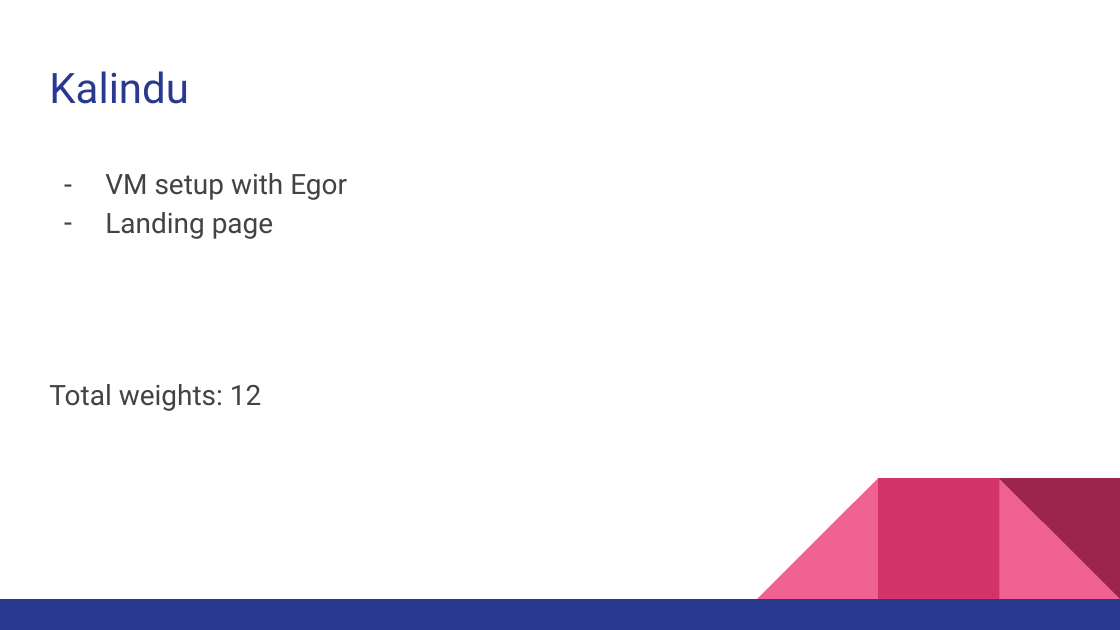
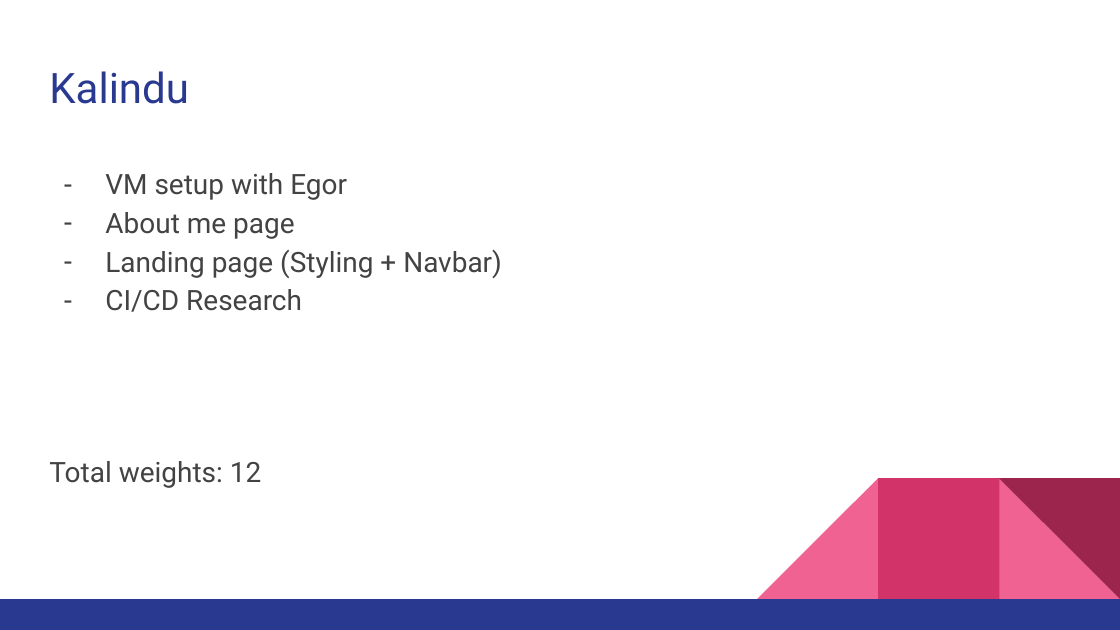
Before and after one commit to Cavaari/Gaming-Website, a slide deck: slide 10 of sprint-1-presentation/Sprint 1.pptx. Drawn at 1120x630 pixels with LibreOffice and Linux fonts; fonts in the diff are those of the drawing. Boxes give left, top, right and bottom in pixels: in the first picture for what was removed or moved away, otherwise in the second. Text is boxed around its words. In the diff, an @@ line names an element or a change of style, - is before the commit and + after.

```diff
--- a/sprint-1-presentation/Sprint 1.pptx
+++ b/sprint-1-presentation/Sprint 1.pptx
@@ text at [105,212,502,312]: text changed @@
-– Landing page
+– About me page
+– Landing page (Styling + Navbar)
+– CI/CD Research
```
